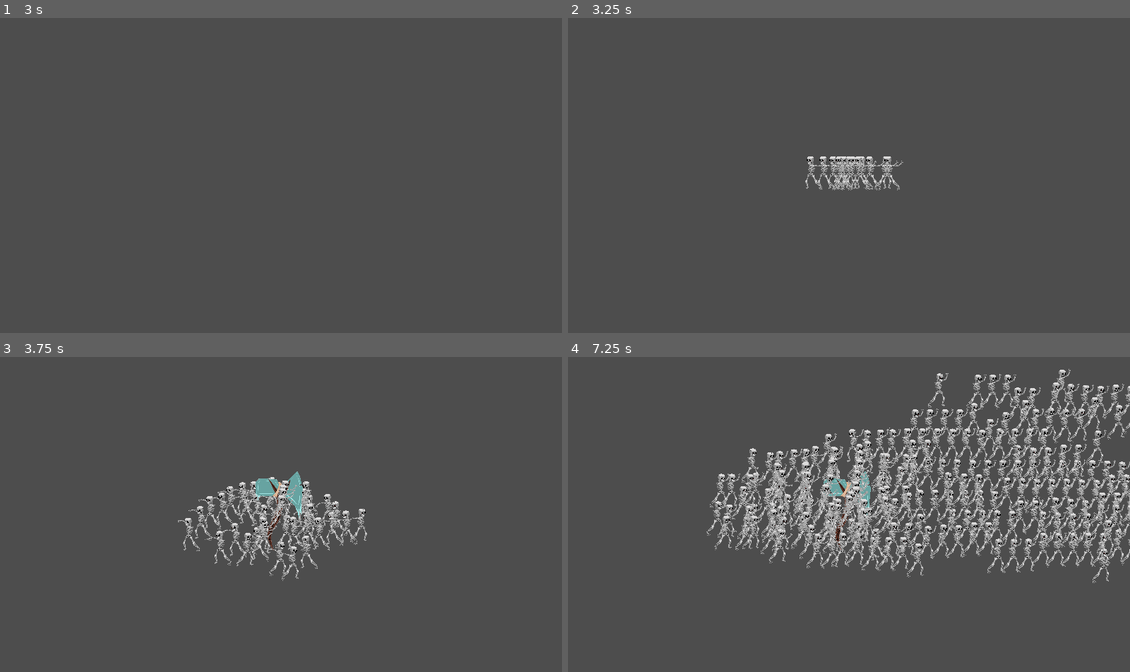
Above: before the commit, frames 1-4 (two rows, left to right).
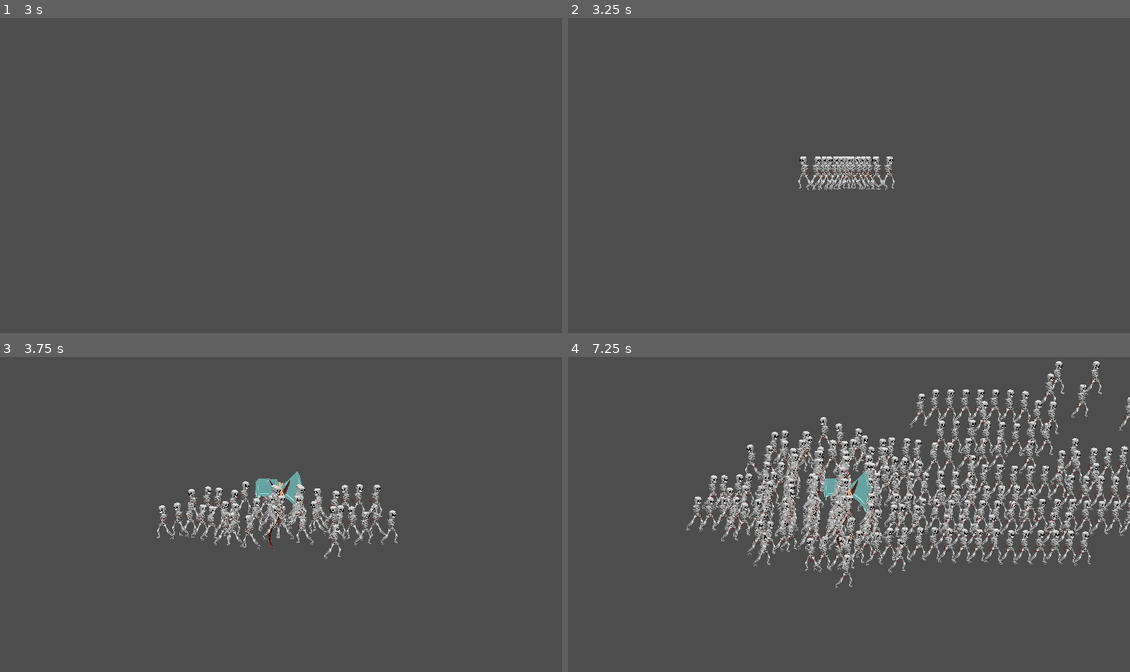
Above: after the commit, the same moments.

Repository: RNSM-Games/godot-gmtk-jam-2023
Game: Godot game, scene res://scenes/Deck/Card.tscn
Two runs of this game, one before a commit and one after it. Both use one fixed random seed, a clock stepped at 60 frames per second and the inputs below. This scene is started directly instead of the project's main scene.
Inputs (mouse positions are in pixels of both pictures, inside the frame that each line leads up to):
- Up to frame 1 (3 s): tap Enter at 0.5, 2 s; move the mouse to (252, 238) at 0.52 s; hold Right mouse button (Ability) 0.53-1.28 s; hold Up (up) 0.53-2.03 s; tap Space at 1.25, 2.75 s; move the mouse to (449, 222) at 1.27 s; click (449, 222) at 1.35 s; move the mouse to (112, 125) at 2.02 s; hold Right mouse button (Ability) 2.03-2.78 s; hold Left (left) from 2.03 s (still down); move the mouse to (309, 175) at 2.77 s; click (309, 175) at 2.85 s
- Up to frame 2 (3.25 s): keep holding Left (left)
- Up to frame 3 (3.75 s): move the mouse to (196, 432) at 3.52 s; release Left (left) at 3.53 s; hold Down (down) from 3.53 s (still down); hold Right mouse button (Ability) from 3.53 s (still down)
- Up to frame 4 (7.25 s): move the mouse to (972, 498) at 4.27 s; release Down (down) at 4.28 s; release Right mouse button (Ability) at 4.28 s; hold Right (right) 4.28-5.03 s; click (972, 498) at 4.35 s; move the mouse to (736, 530) at 5.02 s; hold Up (up) 5.03-5.78 s; hold Right mouse button (Ability) 5.03-5.78 s; move the mouse to (905, 442) at 5.77 s; hold Right (right) from 5.78 s (still down); click (905, 442) at 5.85 s; move the mouse to (820, 577) at 6.52 s; hold Right mouse button (Ability) from 6.53 s (still down)

Frame 1 is identical in both runs. In frame 2, 1.0% of the frame differs, in the area x 40-60%, y 43-55%; in frame 3, 4.3%; in frame 4, 21%, in the area x 21-100%, y 1-74%.
Error in both runs: Invalid access to property or key 'position' on a base object of type 'Nil'. (res://scripts/Creature/Abilities/DropBomb.gd:11)

Commit message:
lets see

Diff:
--- a/scenes/Creatures/RotateToTarget.gd
+++ b/scenes/Creatures/RotateToTarget.gd
@@ -2,6 +2,7 @@
 
 
 @export var controller : CharacterBody2D
+var target : Vector2
 
 
 
@@ -12,6 +13,10 @@
 	pass # Replace with function body.
 
 
+func _physics_process(delta):
+	var target = controller.get_target()
+
+
 # Called every frame. 'delta' is the elapsed time since the previous frame.
 func _process(delta):
-	var target = controller.get_target()
+	position = Vector2.ONE*target
--- a/scenes/Creatures/skelly.tscn
+++ b/scenes/Creatures/skelly.tscn
@@ -1,11 +1,12 @@
-[gd_scene load_steps=8 format=3 uid="uid://7akb8ba62jlv"]
+[gd_scene load_steps=9 format=3 uid="uid://7akb8ba62jlv"]
 
 [ext_resource type="Script" path="res://scripts/PlayerController.gd" id="1_ef1h7"]
 [ext_resource type="Script" path="res://scripts/Creature/Creature.gd" id="2_55v0m"]
 [ext_resource type="Texture2D" uid="uid://cug66enowkl4g" path="res://assets/Creatures/skelly-no-arms.png" id="3_pkll7"]
 [ext_resource type="PackedScene" uid="uid://cu81dail48j6j" path="res://scenes/Abilities/DropBomb.tscn" id="4_isn7h"]
 [ext_resource type="PackedScene" uid="uid://b4dhw7r8l21ep" path="res://scenes/bomb.tscn" id="5_pirqx"]
-[ext_resource type="PackedScene" uid="uid://c4ttddkeg5sfh" path="res://scenes/Weapons/arm.tscn" id="6_xm8hi"]
+[ext_resource type="Script" path="res://scenes/Creatures/RotateToTarget.gd" id="6_g2yio"]
+[ext_resource type="PackedScene" uid="uid://b8os1j4od05im" path="res://scenes/Weapons/ranged_weapon.tscn" id="7_0tjrb"]
 
 [sub_resource type="CircleShape2D" id="CircleShape2D_3x2rt"]
 radius = 164.59
@@ -17,7 +18,7 @@
 
 [node name="Skeleton" type="Node2D" parent="." node_paths=PackedStringArray("weapon", "ability", "sprite")]
 script = ExtResource("2_55v0m")
-weapon = NodePath("../Weapon/MeleeWeapon")
+weapon = NodePath("../Weapon/ranged_weapon")
 ability = NodePath("../Ability/DropBomb")
 health = 10
 damage = 10.0
@@ -33,17 +34,14 @@
 position = Vector2(-1872.6, 1257.51)
 bomb = ExtResource("5_pirqx")
 
-[node name="Weapon" type="Node2D" parent="."]
+[node name="Weapon" type="Node2D" parent="." node_paths=PackedStringArray("controller")]
+script = ExtResource("6_g2yio")
+controller = NodePath("..")
 
-[node name="MeleeWeapon" parent="Weapon" node_paths=PackedStringArray("character") instance=ExtResource("6_xm8hi")]
-position = Vector2(0, -237.5)
-scale = Vector2(2.12, 2.12)
+[node name="ranged_weapon" parent="Weapon" node_paths=PackedStringArray("character") instance=ExtResource("7_0tjrb")]
+position = Vector2(3.05176e-05, 0)
 character = NodePath("../../Skeleton")
 
 [node name="Hitbox" type="CollisionShape2D" parent="."]
 scale = Vector2(1, 1)
 shape = SubResource("CircleShape2D_3x2rt")
-
-[node name="Node2D" type="Node2D" parent="."]
-position = Vector2(397.5, -310)
-scale = Vector2(24837.5, 53.0041)
